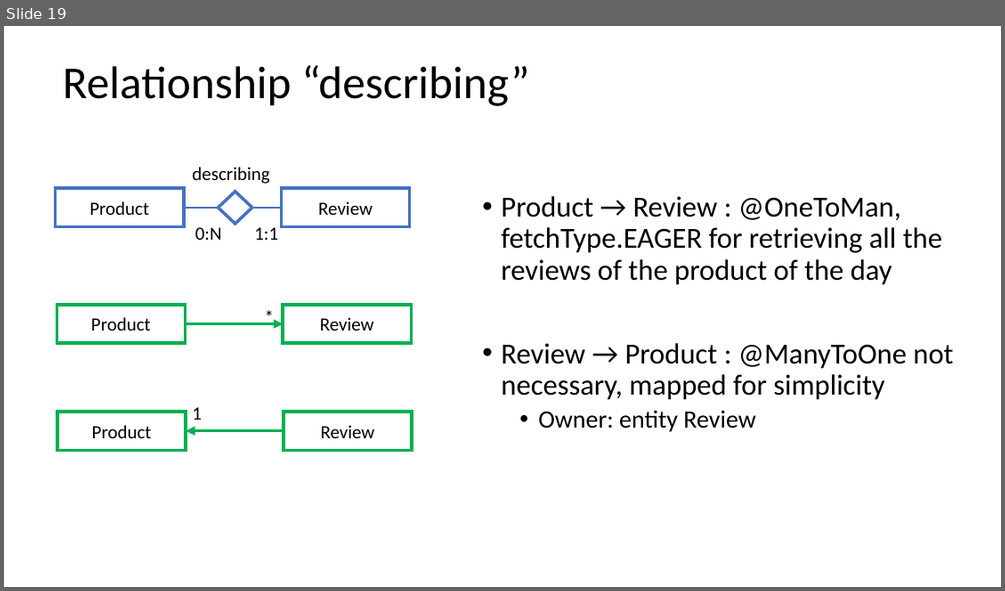
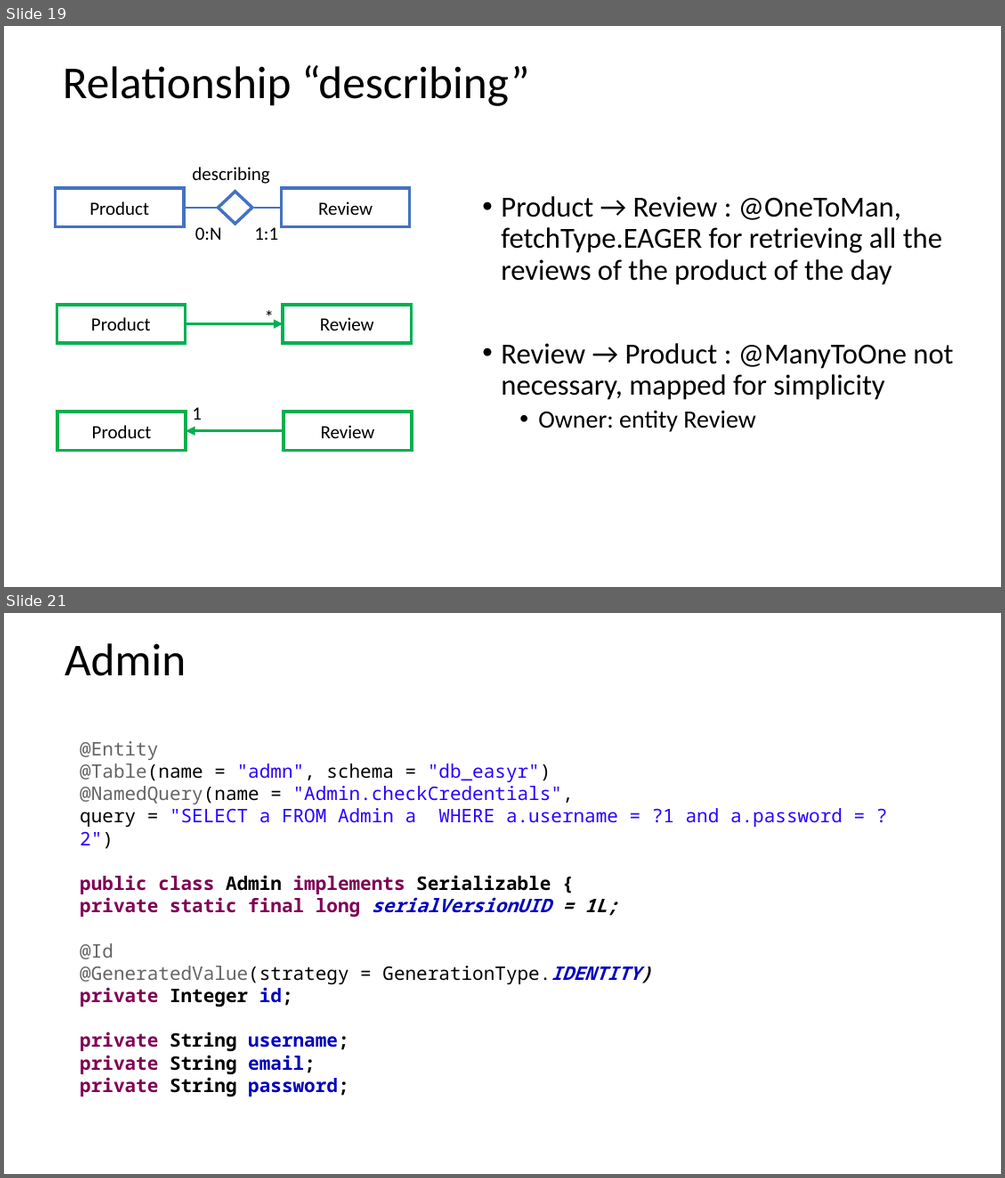
Before and after one commit to LudovicoRighi/EasyReview, a slide deck: PROJECT.pptx. Shown one above the other, each under a label of ours: slide 19 before the commit, slides 19 and 21 after it; the slides between them are not shown. The pictures are 1005x591 and 1005x1178 pixels, drawn with LibreOffice and Linux fonts; fonts in the diff are those of the drawing. Boxes give left, top, right and bottom in pixels: in the first picture for what was removed or moved away, otherwise in the second. Text is boxed around its words. In the diff, an @@ line names an element or a change of style, - is before the commit and + after.

```diff
--- a/PROJECT.pptx
+++ b/PROJECT.pptx
@@ slide 21 added at box(4, 613, 1001, 1174), background #FFFFFF @@
@@ title added at box(65, 643, 186, 676), 44 pt, text #000000 @@
+Admin
@@ text added at box(80, 741, 842, 1074), 18 pt, text #000000 @@
+@Entity
+@Table(name = "admn", schema = "db_easyr")
+@NamedQuery(name = "Admin.checkCredentials",
+query = "SELECT a FROM Admin a WHERE a.username = ?1 and a.password = ?2")
+public class Admin implements Serializable {
+private static final long serialVersionUID = 1L;
+@Id
+@GeneratedValue(strategy = GenerationType.IDENTITY)
+private Integer id;
+private String username;
+private String email;
+private String password;
```
Also in this commit, not shown: 2 slides changed, 18 other slides added, 5 other files.
